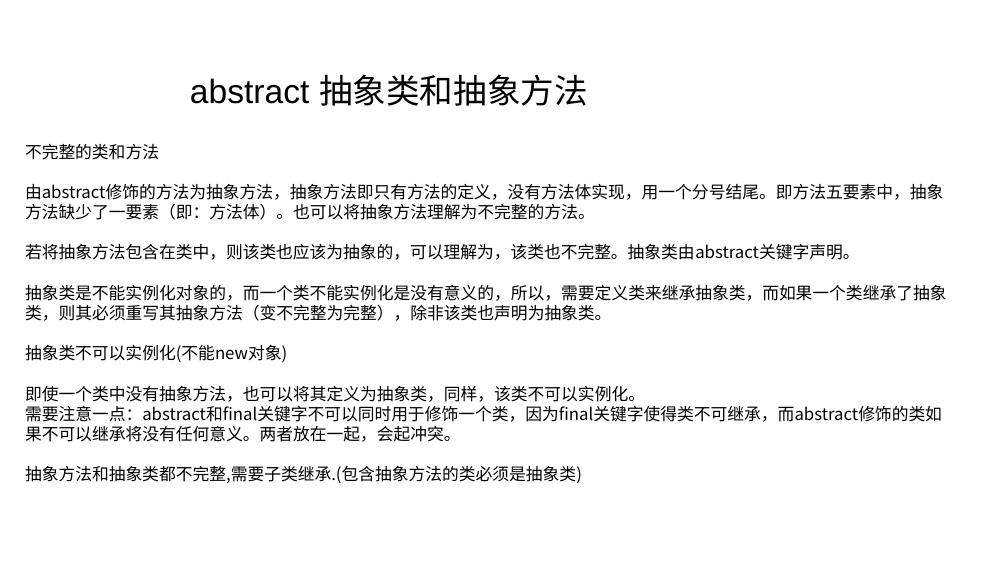
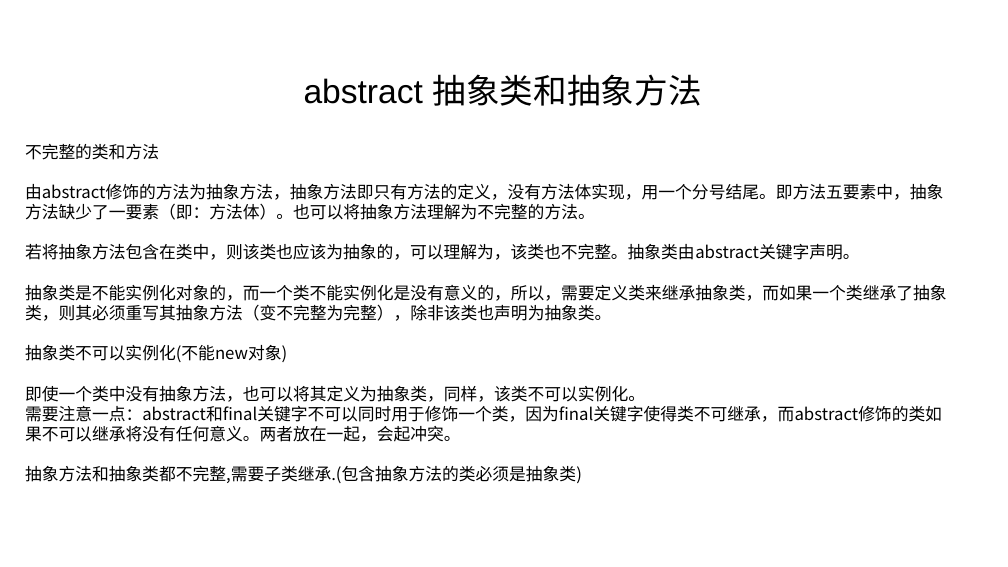
Before and after one commit to linkknown/PPT, a slide deck: slide 31 of 基础PPT/第2章：Java面向对象.pptx (slide 28 before the commit). Drawn at 1008x567 pixels with LibreOffice and Linux fonts; fonts in the diff are those of the drawing; background and template pictures are left out. Boxes give left, top, right and bottom in pixels: in the first picture for what was removed or moved away, otherwise in the second. Text is boxed around its words. In the diff, an @@ line names an element or a change of style, - is before the commit and + after.

```diff
--- a/基础PPT/第2章：Java面向对象.pptx
+++ b/基础PPT/第2章：Java面向对象.pptx
@@ text "abstract 抽象类和抽象方法": place and size @@
-text "abstract 抽象类和抽象方法" at [190, 74, 588, 106]
+text "abstract 抽象类和抽象方法" at [304, 74, 702, 106]
@@ text "abstract 抽象类和抽象方法" at [304, 74, 702, 106]: alignment left to centre @@
```
Also in this commit, not shown: 17 other slides changed, 6 slides added, 1 slide removed, 1 other file.
